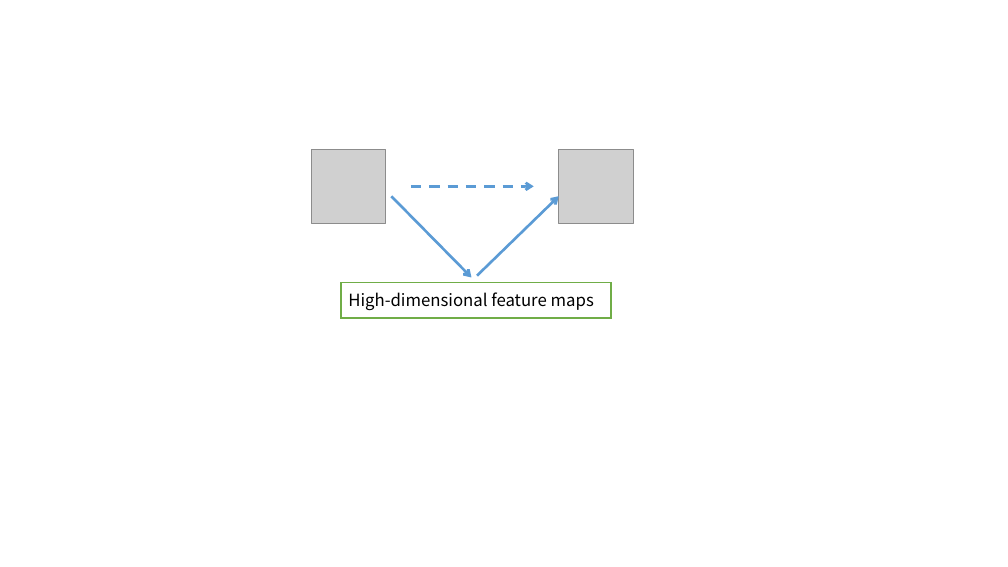
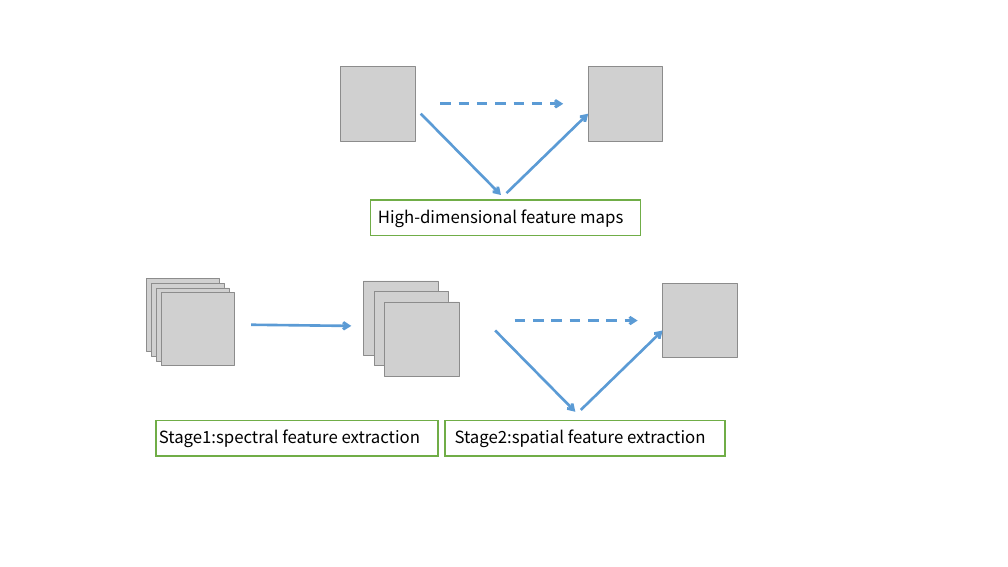
Before and after one commit to W-void/landsat0, a slide deck: slide 2 of pic/模型图.pptx. Drawn at 1008x567 pixels with LibreOffice and Linux fonts; fonts in the diff are those of the drawing; grey boxes stand for pictures. Boxes give left, top, right and bottom in pixels: in the first picture for what was removed or moved away, otherwise in the second. Text is boxed around its words. In the diff, an @@ line names an element or a change of style, - is before the commit and + after.

```diff
--- a/pic/模型图.pptx
+++ b/pic/模型图.pptx
@@ 2 arrows, 1 text, 1 rectangle: place and size @@
-2 arrows, 1 text, 1 rectangle at [341, 197, 612, 318]
+2 arrows, 1 text, 1 rectangle at [371, 113, 641, 236]
@@ 2 pictures, 1 arrow: place and size @@
-2 pictures, 1 arrow at [312, 149, 633, 223]
+2 pictures, 1 arrow at [341, 67, 662, 141]
@@ group added at [147, 278, 234, 366]: 4 pictures @@
@@ picture added at [364, 281, 438, 355] @@
@@ picture added at [374, 292, 448, 366] @@
@@ picture added at [662, 284, 737, 358] @@
@@ arrow added from (251, 325) to (352, 326), #5B9BD5 2.5 pt @@
@@ picture added at [385, 302, 459, 376] @@
@@ arrow added from (515, 321) to (637, 321), #5B9BD5 2.5 pt dashed @@
@@ arrow added from (495, 330) to (575, 412), #5B9BD5 2.5 pt @@
@@ arrow added from (581, 410) to (662, 330), #5B9BD5 2.5 pt @@
@@ rectangle added at [157, 420, 439, 456], outline #70AD47 1.5 pt @@
@@ text added at [159, 429, 421, 447], 16 pt, text #000000 @@
+Stage1:spectral feature extraction
@@ rectangle added at [445, 420, 725, 456], outline #70AD47 1.5 pt @@
@@ text added at [455, 429, 705, 448], 16 pt, text #000000 @@
+Stage2:spatial feature extraction
```
Also in this commit, not shown: 1 other slide changed, 3 slides added, 43 other files.
